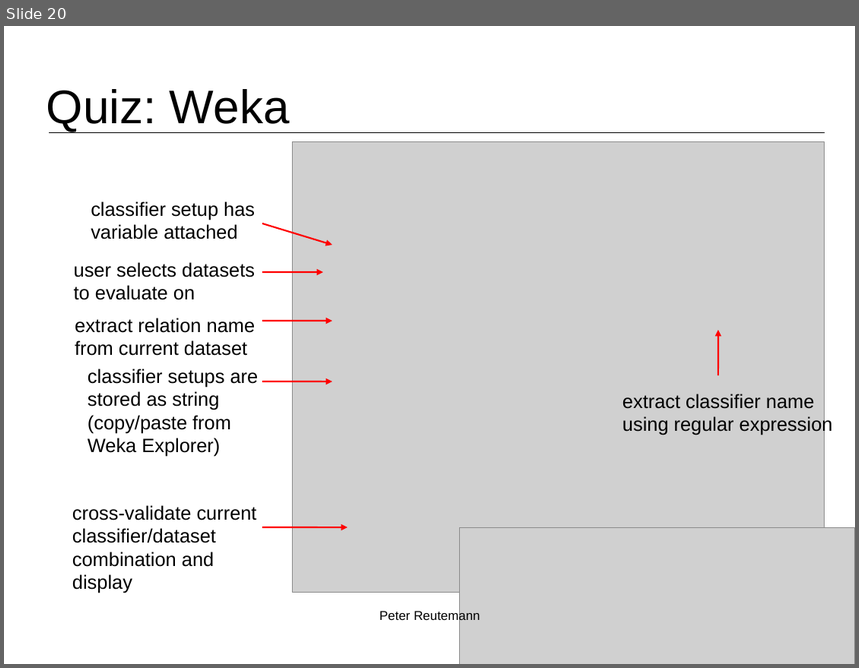
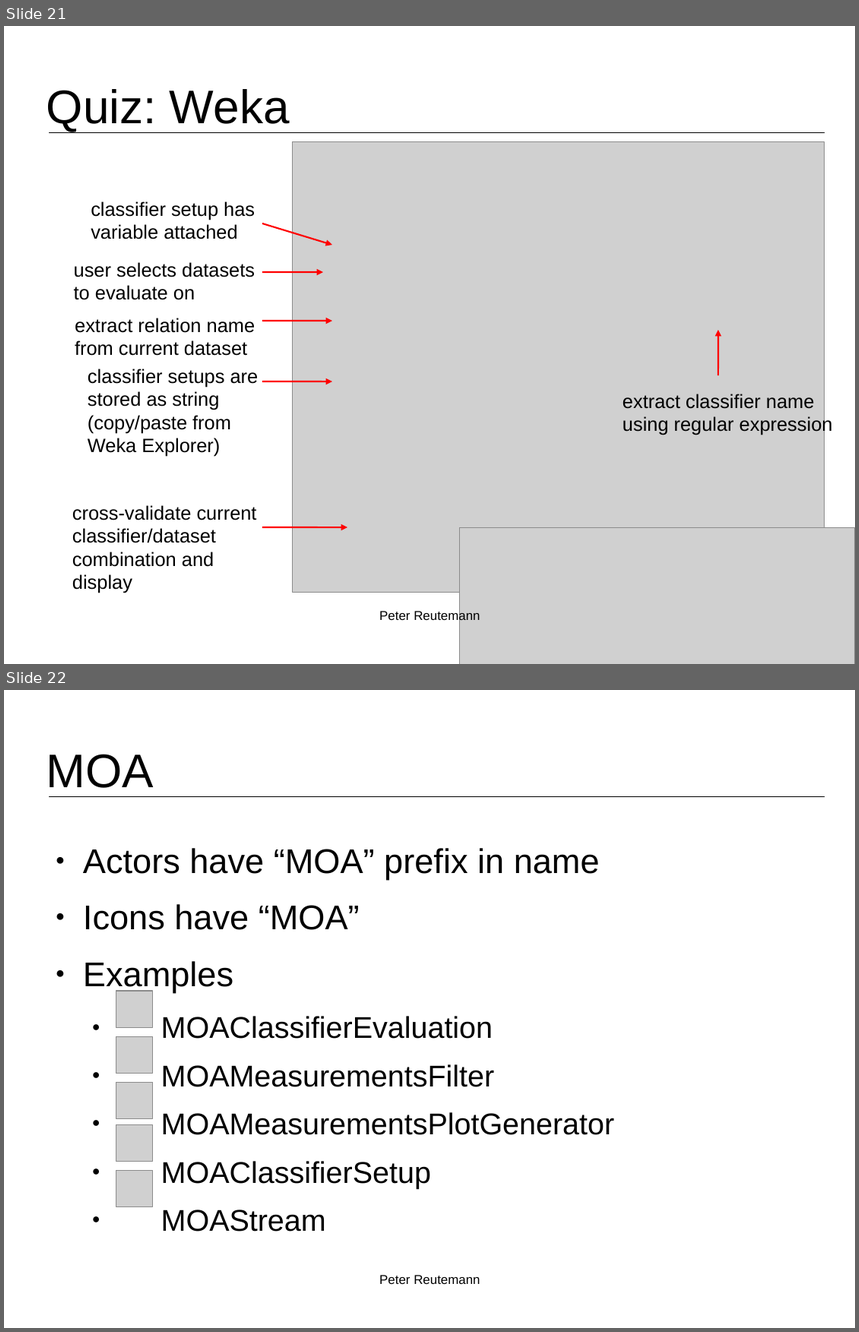
Before and after one commit to fracpete/kuching-2015, a slide deck: 2_basic_flows/kuching2015_basic_flows-2-machine_learning.odp. Shown one above the other, each under a label of ours: slide 20 before the commit, slides 21 and 22 after it. The pictures are 859x668 and 859x1332 pixels, drawn with LibreOffice and Linux fonts; fonts in the diff are those of the drawing; grey boxes stand for pictures; background and template pictures are left out. Boxes give left, top, right and bottom in pixels: in the first picture for what was removed or moved away, otherwise in the second. Text is boxed around its words. In the diff, an @@ line names an element or a change of style, - is before the commit and + after.

```diff
--- a/2_basic_flows/kuching2015_basic_flows-2-machine_learning.odp
+++ b/2_basic_flows/kuching2015_basic_flows-2-machine_learning.odp
@@ slide 22 added at box(4, 690, 855, 1328), background #FFFFFF; not listed: 1 template element that a slide beside it also shows @@
@@ title added at box(47, 754, 154, 788), 44 pt, text #000000 @@
+MOA
@@ text added at box(83, 848, 615, 1189), 28 pt, text #000000 @@
+● Actors have “MOA” prefix in name
+● Icons have “MOA”
+● Examples
+  ● MOAClassifierEvaluation
+  ● MOAMeasurementsFilter
+  ● MOAMeasurementsPlotGenerator
+  ● MOAClassifierSetup
+  ● MOAStream
@@ picture added at box(116, 991, 153, 1028) @@
@@ picture added at box(116, 1037, 153, 1074) @@
@@ picture added at box(116, 1082, 153, 1119) @@
@@ picture added at box(116, 1125, 153, 1162) @@
@@ picture added at box(116, 1170, 153, 1208) @@
@@ text added at box(379, 1275, 480, 1284), 12 pt, text #000000 @@
+Peter Reutemann
@@ what was slide 20 is now slide 21 @@
```
Also in this commit, not shown: 3 other slides added, 2 slides removed, 22 other files.
